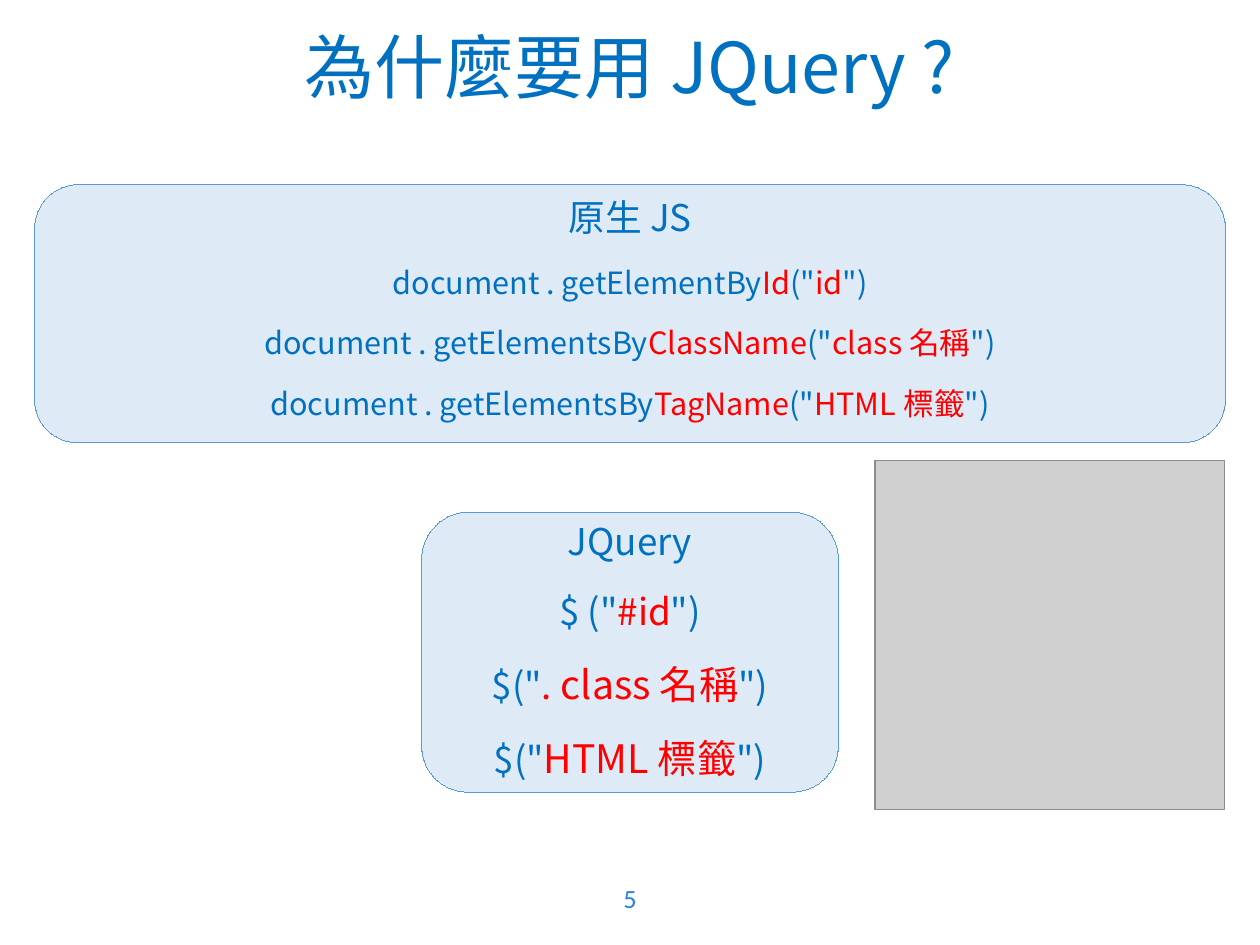
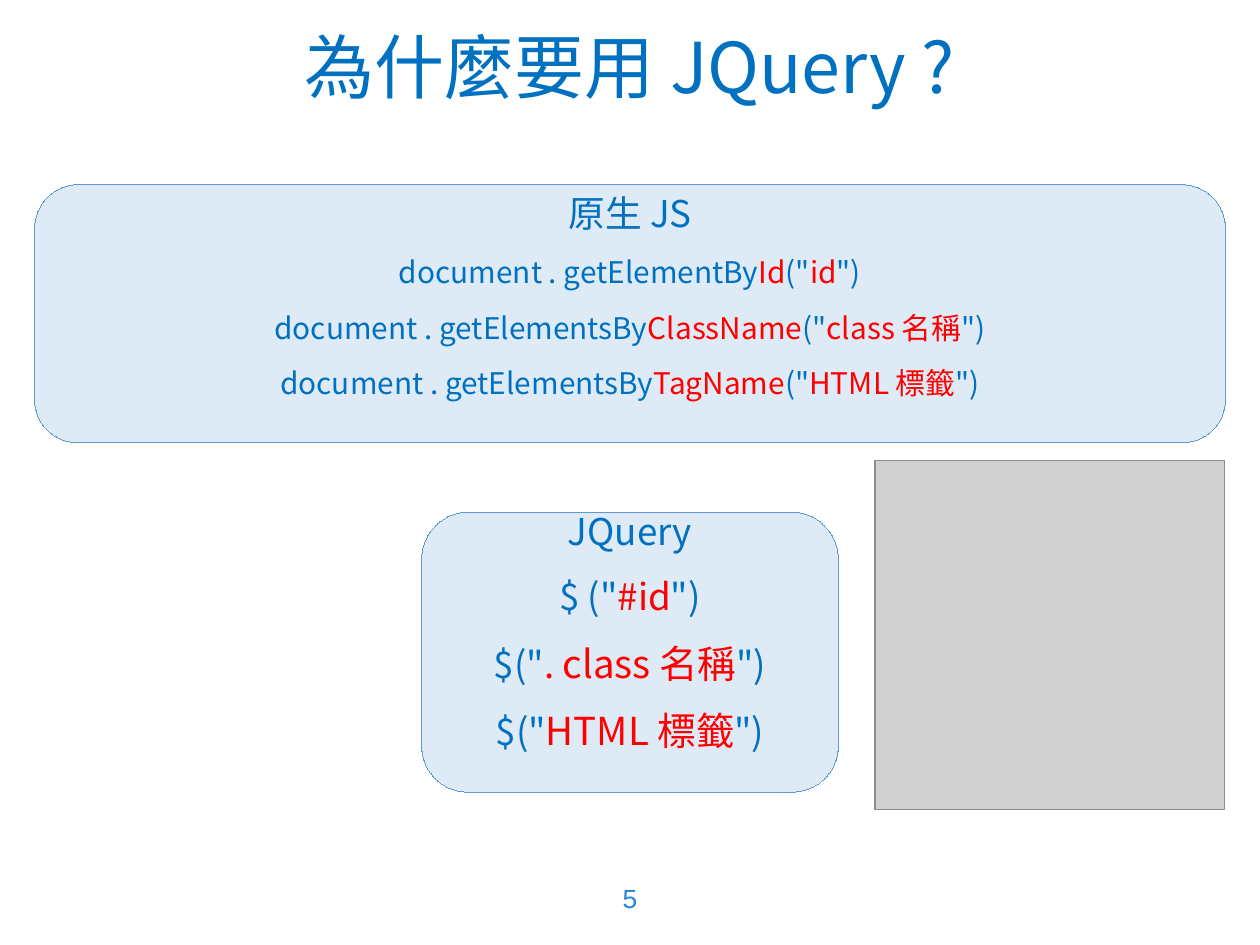
Before and after one commit to WaRTanKE7/WebClubData, a slide deck: slide 5 of 教學簡報/JavaScript - 4.pptx. Drawn at 1260x945 pixels with LibreOffice and Linux fonts; fonts in the diff are those of the drawing; grey boxes stand for pictures; background and template pictures are left out. Boxes give left, top, right and bottom in pixels: in the first picture for what was removed or moved away, otherwise in the second. Text is boxed around its words. In the diff, an @@ line names an element or a change of style, - is before the commit and + after.

```diff
--- a/教學簡報/JavaScript - 4.pptx
+++ b/教學簡報/JavaScript - 4.pptx
@@ text "原生 JS" at bbox=[274, 196, 986, 752]: size 17.5 to 17 pt in "document . getElementById("id")", "document . getElementsByClassName("class 名稱")", "document . getElementsByTagName("HTML 標籤")"; size 22.4 to 22 pt in "class 名稱")", "$("HTML 標籤")"; line spacing 1.3 to 1.2 @@
@@ rounded rectangle at bbox=[35, 185, 1226, 444]: proportions changed @@
@@ rounded rectangle at bbox=[422, 512, 839, 791]: proportions changed @@
@@ page number removed at bbox=[623, 891, 636, 908] @@
-5
@@ page number added at bbox=[623, 890, 638, 909], 15 pt, text #2582E1 @@
+5
```
Also in this commit, not shown: 12 other slides changed.
